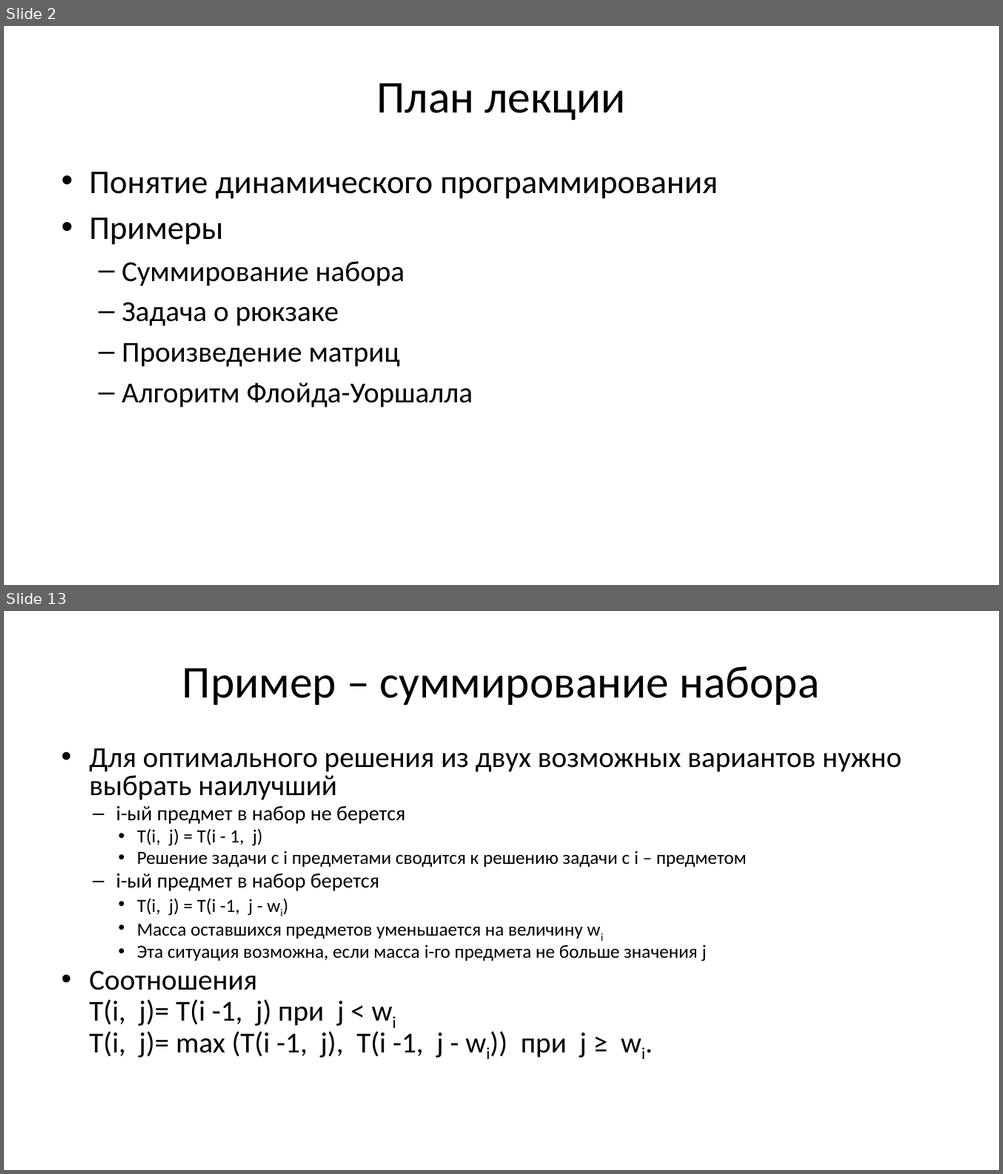
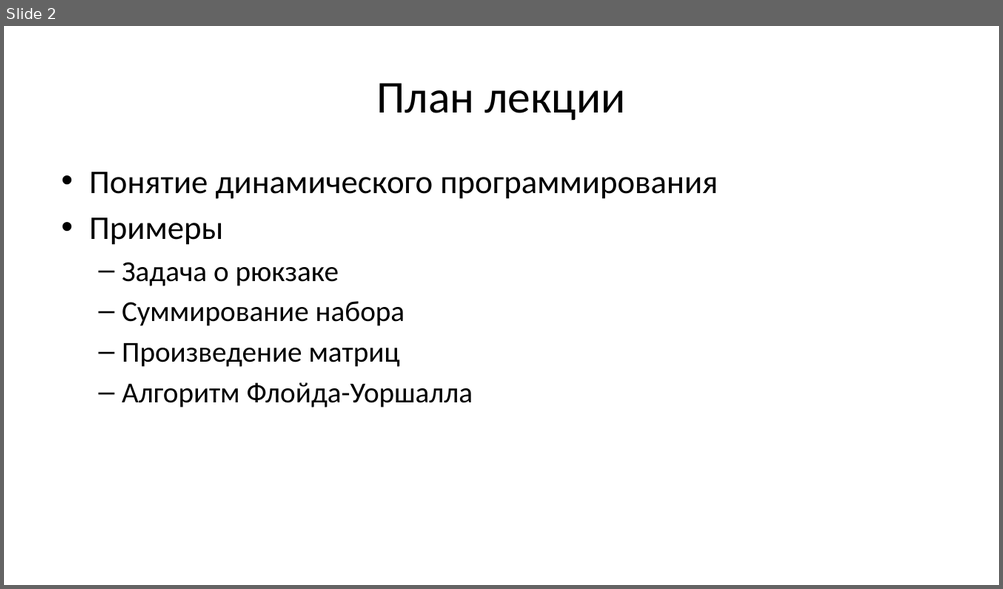
Before and after one commit to Evgueni-Petrov-aka-espetrov/Algorithms-and-Programming-in-C-pptx, a slide deck: 21 Динамическое программирование.pptx. Shown one above the other, each under a label of ours: slides 2 and 13 before the commit, slide 2 after it; the slides between them are not shown. The pictures are 1003x1174 and 1003x589 pixels, drawn with LibreOffice and Linux fonts; fonts in the diff are those of the drawing. Boxes give left, top, right and bottom in pixels: in the first picture for what was removed or moved away, otherwise in the second. Text is boxed around its words. In the diff, an @@ line names an element or a change of style, - is before the commit and + after.

Commit message:
улучшил картинки и псевдо код для задачи о рюкзаке, упаковке и матрицах

```diff
--- a/21 Динамическое программирование.pptx
+++ b/21 Динамическое программирование.pptx
@@ slide 13 removed at <box>4,611,999,1170</box>, background #FFFFFF @@
@@ title removed at <box>182,667,819,705</box> @@
-Пример – суммирование набора
@@ text removed at <box>89,749,901,1058</box> @@
-• Для оптимального решения из двух возможных вариантов нужно выбрать наилучший
-  – i-ый предмет в набор не берется
-    • T(i, j) = T(i - 1, j)
-    • Решение задачи с i предметами сводится к решению задачи с i – предметом
-  – i-ый предмет в набор берется
-    • T(i, j) = T(i -1, j - wi)
-    • Масса оставшихся предметов уменьшается на величину wi
-    • Эта ситуация возможна, если масса i-го предмета не больше значения j
-• Соотношения
-  T(i, j)= T(i -1, j) при j < wi
-  T(i, j)= max (T(i -1, j), T(i -1, j - wi)) при j ≥ wi.
@@ slide 2 changed as well @@
@@ text at <box>122,262,338,286</box>: paragraph added @@
+  – Задача о рюкзаке
@@ text at <box>122,302,338,326</box>: paragraph removed @@
-  – Задача о рюкзаке
```
Also in this commit, not shown: 16 other slides changed, 12 slides added, 13 other slides removed.
